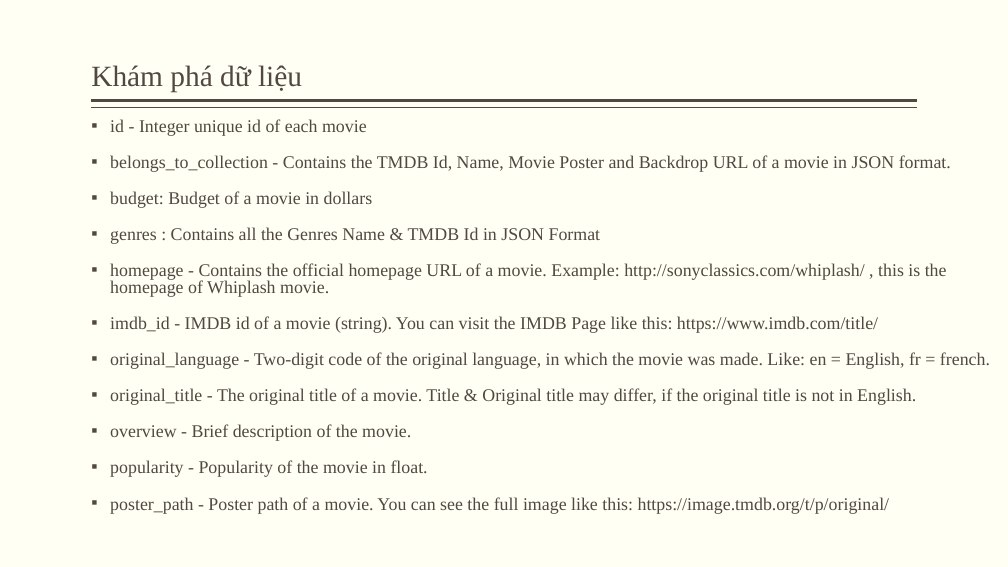
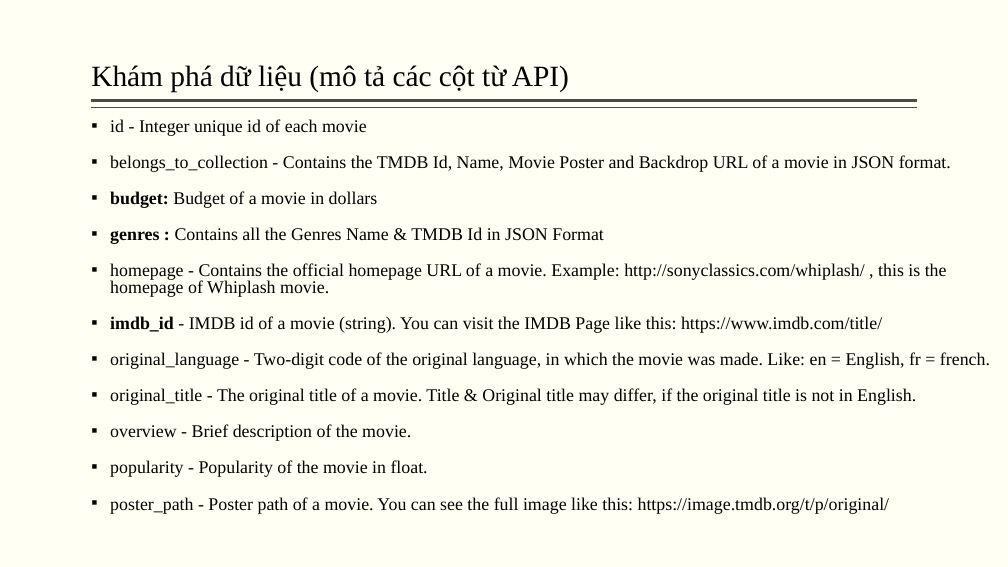
Before and after one commit to Tuan-Lee-23/Data-Science-Final-Project, a slide deck: slide 7 of reports/Slide.pptx. Drawn at 1008x567 pixels with LibreOffice and Linux fonts; fonts in the diff are those of the drawing. Boxes give left, top, right and bottom in pixels: in the first picture for what was removed or moved away, otherwise in the second. Text is boxed around its words. In the diff, an @@ line names an element or a change of style, - is before the commit and + after.

```diff
--- a/reports/Slide.pptx
+++ b/reports/Slide.pptx
@@ title at [91,65,569,93]: text changed; text colour #514843 to #000000 @@
-Khám phá dữ liệu
+Khám phá dữ liệu (mô tả các cột từ API)
@@ text "id - Integer unique id ..." at [110,119,990,514]: text colour #514843 to #000000; bold on in "budget:", "genres :", "imdb_id" @@
```
Also in this commit, not shown: 22 other slides changed, 9 slides added, 8 slides removed.
